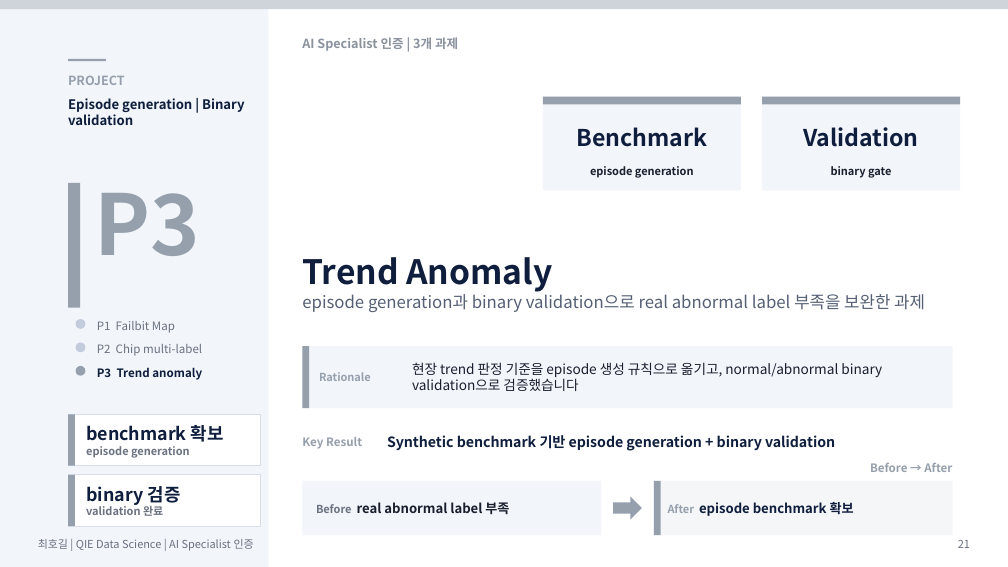
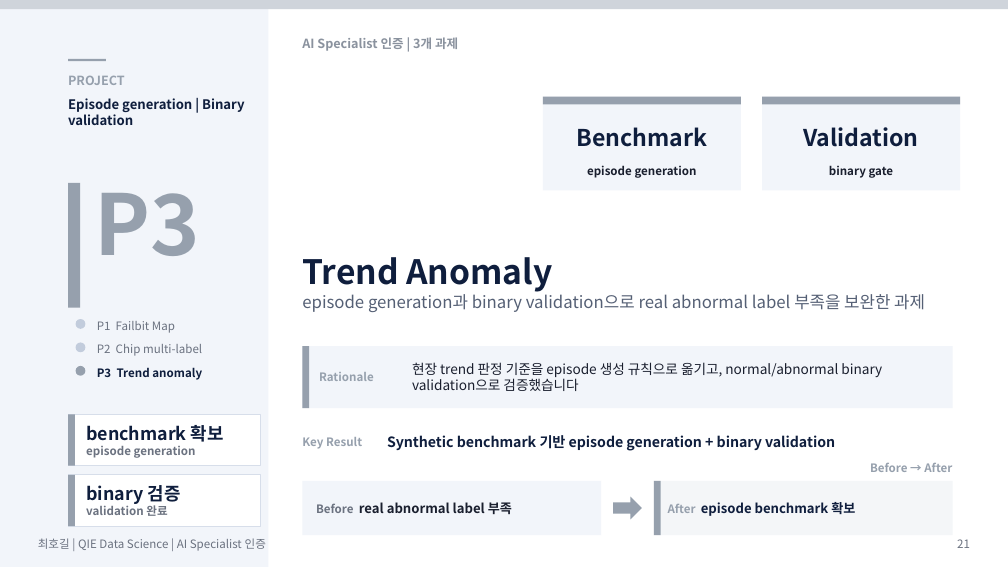
Before and after one commit to hogil/fbm_paper, a slide deck: slide 21 of recommendation/presentation/'26년 AI Specialist 면점 심사 자료_메모리사업부_최호길.pptx. Drawn at 1008x567 pixels with LibreOffice and Linux fonts; fonts in the diff are those of the drawing. Boxes give left, top, right and bottom in pixels: in the first picture for what was removed or moved away, otherwise in the second. Text is boxed around its words. In the diff, an @@ line names an element or a change of style, - is before the commit and + after.

Commit message:
Polish AI specialist deck readability

```diff
--- a/recommendation/presentation/'26년 AI Specialist 면점 심사 자료_메모리사업부_최호길.pptx
+++ b/recommendation/presentation/'26년 AI Specialist 면점 심사 자료_메모리사업부_최호길.pptx
@@ text at (x1=86, y1=446, x2=196, y2=458): size 10.5 to 11 pt in "episode generation" @@
@@ text at (x1=86, y1=503, x2=167, y2=516): size 10.5 to 11 pt in "validation 완료" @@
@@ text "Before real abnormal label 부족" at (x1=316, y1=502, x2=512, y2=514): size 10.5 to 11 pt in "Before" @@
@@ text "After episode benchmark 확보" at (x1=668, y1=502, x2=855, y2=516): size 10.5 to 11 pt in "After" @@
@@ size 10.5 to 11 pt in 4 elements at (x1=319, y1=372, x2=374, y2=381), (x1=587, y1=165, x2=697, y2=178), (x1=829, y1=165, x2=894, y2=178), (x1=38, y1=538, x2=266, y2=551) @@
```
Also in this commit, not shown: 25 other slides changed, 2 other files.
